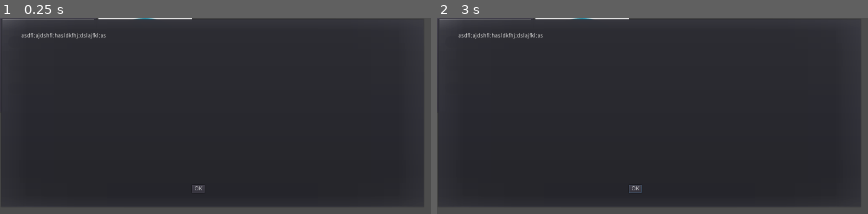
Above: before the commit, frames 1-2 (left to right).
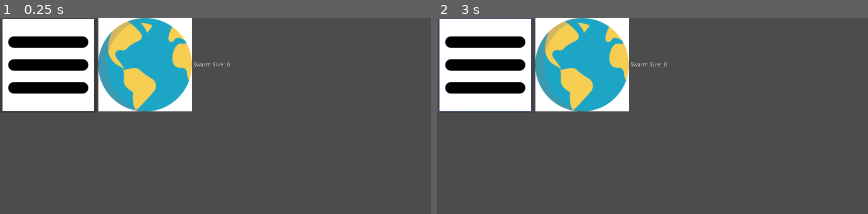
Above: after the commit, the same moments.

Repository: MartinFric/beeasone
Game: Godot game, scene res://levels/Level1CollectingNectar.tscn
The game is run twice, just before and just after one commit, with the same random seed, the same clock (stepped at 60 frames per second) and the same inputs. This scene is started directly instead of the project's main scene.
Inputs (mouse positions are in pixels of both pictures, inside the frame that each line leads up to):
- Up to frame 1 (0.25 s): no input
- Up to frame 2 (3 s): click (635, 188) at 0.5 s, where only the run before the commit has a clickable "OK"; click (635, 188) at 1.25 s, where only the run before the commit has a clickable "OK"; click (583, 65) at 2 s; click (484, 65) at 2.75 s

The runs differ from the first frame. In frame 1, 92% of the frame differs, in the area x 0-99%, y 0-97%; in frame 2, 92%.
Error after the commit: Parse Error: Expected "(" after the identifier (syntax: "func <identifier>([arguments]):" ). (res://levels/Level1CollectingNectar.gd:13)

Commit message:
Added lvl1 logic (partial)

Diff:
--- a/assets/ObjectivesFlowersPopup.gd
+++ b/assets/ObjectivesFlowersPopup.gd
@@ -13,3 +13,8 @@
 #	# Called every frame. Delta is time since last frame.
 #	# Update game logic here.
 #	pass
+
+
+func _on_OkButton_pressed():
+	self.hide()
+	parent = get_parent().connect("")
--- a/assets/ObjectivesFlowersPopup.tscn
+++ b/assets/ObjectivesFlowersPopup.tscn
@@ -1,4 +1,6 @@
-[gd_scene format=2]
+[gd_scene load_steps=2 format=2]
+
+[ext_resource path="res://assets/ObjectivesFlowersPopup.gd" type="Script" id=1]
 
 [node name="ObjectiveFlowersPopup" type="PopupDialog" index="0"]
 
@@ -15,6 +17,7 @@
 size_flags_horizontal = 1
 size_flags_vertical = 1
 popup_exclusive = false
+script = ExtResource( 1 )
 
 [node name="RichTextLabel" type="RichTextLabel" parent="." index="0"]
 
@@ -68,3 +71,5 @@
 text = "OK"
 flat = false
 align = 1
+
+[connection signal="pressed" from="OkButton" to="." method="_on_OkButton_pressed"]
--- a/assets/flower.gd
+++ b/assets/flower.gd
@@ -2,6 +2,7 @@
 
 # class member variables go here, for example:
 var started = false
+var active = false
 var stopped = false
 
 func _ready():
--- a/levels/Level1CollectingNectar.gd
+++ b/levels/Level1CollectingNectar.gd
@@ -4,11 +4,19 @@
 # class member variables go here, for example:
 # var a = 2
 var nectarCollected = 0
+signal connected
 
 func _ready():
 	objectivePopupMenu = get_node("ObjectiveFlowersPopup")
 	objectivePopupMenu.show()
 
+func on_collected:
+	nectarCollected += 3
+
+func start_game():
+	var flowers = get_tree().get_nodes_in_group("flowers")
+	for f in flowers:
+		f.connect("collected", self, "on_collected")
 #func _process(delta):
 #	# Called every frame. Delta is time since last frame.
 #	# Update game logic here.
